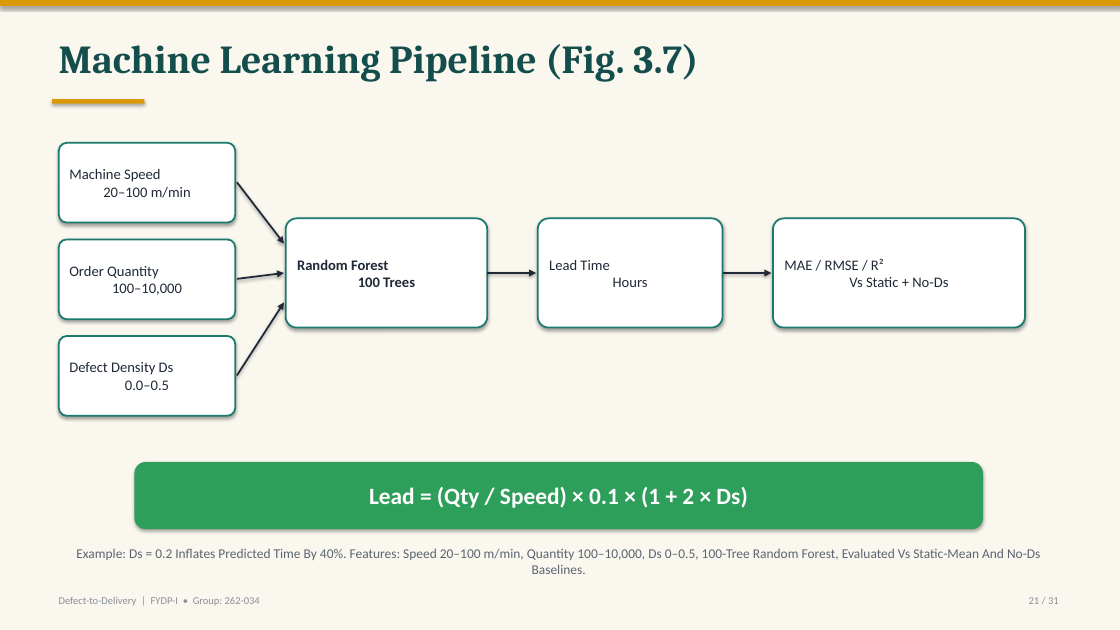
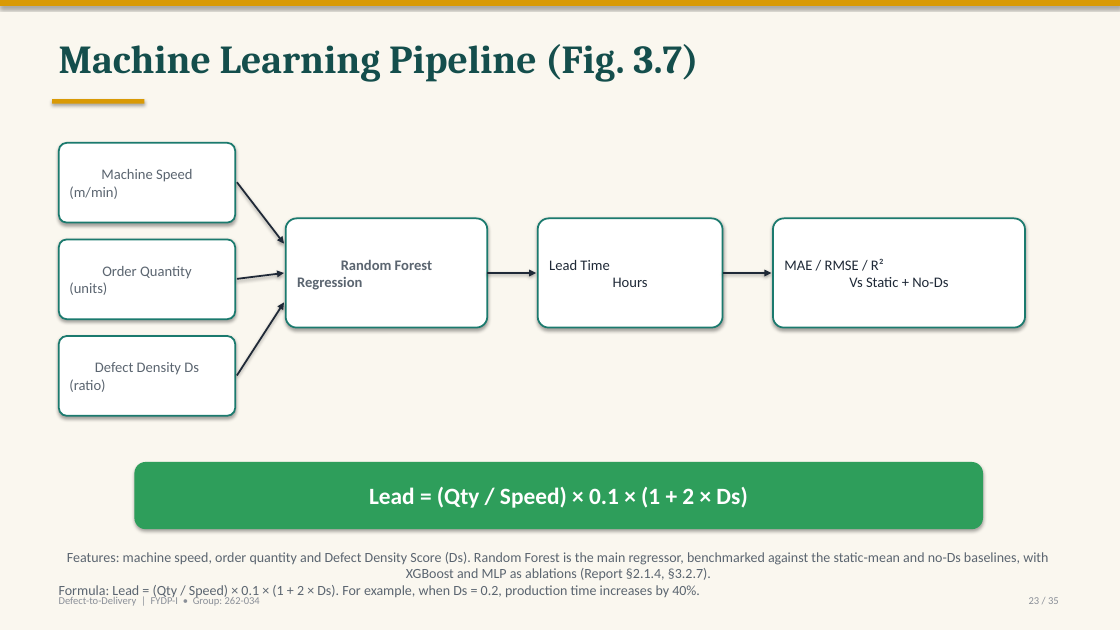
Before and after one commit to labib-ux/FYDP, a slide deck: slide 23 of slides/FYDP-I_Defect-to-Delivery.pptx (slide 21 before the commit). Drawn at 1120x630 pixels with LibreOffice and Linux fonts; fonts in the diff are those of the drawing. Boxes give left, top, right and bottom in pixels: in the first picture for what was removed or moved away, otherwise in the second. Text is boxed around its words. In the diff, an @@ line names an element or a change of style, - is before the commit and + after.

Commit message:
Update presentation slides for defect-to-delivery process

```diff
--- a/slides/FYDP-I_Defect-to-Delivery.pptx
+++ b/slides/FYDP-I_Defect-to-Delivery.pptx
@@ text in rounded rectangle at [69,169,192,199]: text changed; text colour #1F2937 to #5B6570 @@
-Machine Speed
-20–100 m/min
+Machine Speed
+(m/min)
@@ text in rounded rectangle at [69,266,192,295]: text changed; text colour #1F2937 to #5B6570 @@
-Order Quantity
-100–10,000
+Order Quantity
+(units)
@@ text in rounded rectangle at [297,260,432,290]: text changed; text colour #1F2937 to #5B6570 @@
-Random Forest
-100 Trees
+Random Forest
+Regression
@@ text in rounded rectangle at [69,362,199,392]: text changed; text colour #1F2937 to #5B6570 @@
-Defect Density Ds
-0.0–0.5
+Defect Density Ds
+(ratio)
@@ text at [59,552,1048,599]: text changed; size 11.5 to 12 pt @@
-Example: Ds = 0.2 Inflates Predicted Time By 40%. Features: Speed 20–100 m/min, Quantity 100–10,000, Ds 0–0.5, 100-Tree Random Forest, Evaluated Vs Static-Mean And No-Ds Baselines.
+Features: machine speed, order quantity and Defect Density Score (Ds). Random Forest is the main regressor, benchmarked against the static-mean and no-Ds baselines, with XGBoost and MLP as ablations (Report §2.1.4, §3.2.7).
+Formula: Lead = (Qty / Speed) × 0.1 × (1 + 2 × Ds). For example, when Ds = 0.2, production time increases by 40%.
@@ text at [1029,597,1059,604]: text changed @@
-21 / 31
+23 / 35
```
Also in this commit, not shown: 30 other slides changed, 4 slides added.
